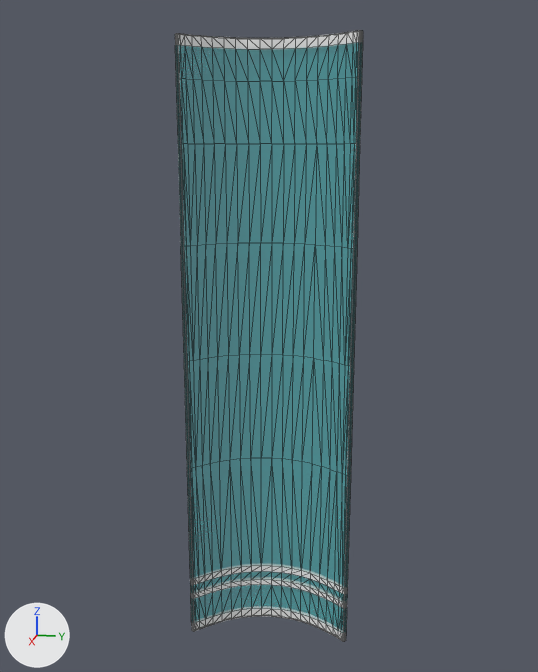
The glTF model public/three-assets/PuertaD.glb, before and after one commit.
One viewpoint serves both versions: a camera (50 mm lens) standing at (0.1959, 0.0416, 0.5497) and looking at (-0.029, -0.0034, 0.4935). The axes (+X, +Y, +Z) are drawn at lower left. The lights are the same throughout. Mesh edges are drawn as thin lines. Where no turn or scale is listed for an object, it has been applied to the vertices. Vertices at the same position are counted once.

Before the edit, the objects in view are built like this:
```python
mat_export_habitacion_phong2 = principled_material('Export_habitacion:phong2')
mat_export_habitacion_phong2.base_color = (0.0471, 0.812, 0.812)  # cyan #3de9e9
mat_export_habitacion_phong2.roughness = 0.258
mat_export_habitacion_phong2.alpha = 0.188
me_d_ascensor_puerta2 = bpy.data.meshes.new('D_ascensor_puerta2')
me_d_ascensor_puerta2.from_pydata(...)  # 978 vertices, 1952 faces; spans x -0.033..-0.018, y -0.028..0.024, z -0.096..0.096
# faces by material slot: [1392, 560]
me_d_ascensor_puerta2.materials.append(mat_export_habitacion_phong2)  # cyan #3de9e9
me_d_ascensor_puerta2.materials.append(mat_export_habitacion_metal)  # white #eeeeee
ob_d_ascensor_puerta2 = bpy.data.objects.new('D_ascensor_puerta2', me_d_ascensor_puerta2)
ob_d_ascensor_puerta2.location = (-0.0018, -0.0006, 0.4863)
```
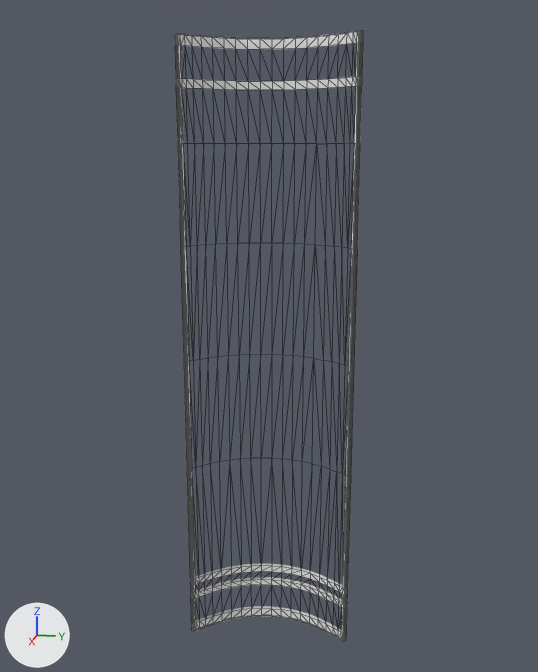
The newer file is also turned or shifted as a whole; pictures and numbers use the older file's frame.

Boxes [x1, y1, x2, y2] around the edits, measured in the pictures (538 x 672 px):
'D_ascensor_puerta2', surface changed, reshaped (cyan to white)
    both: [175, 30, 363, 642]
part 1 of me_d_ascensor_puerta2, built on
    before: [343, 30, 363, 642]
    after: [176, 30, 362, 641]
part 2 of me_d_ascensor_puerta2, recoloured (cyan to white)
    both: [179, 42, 359, 633]
part 3 of me_d_ascensor_puerta2, recoloured
    before: [180, 148, 187, 362]
    after: [180, 42, 363, 622]

The change, as a diff of the scene's bpy script:
```diff
--- a/public/three-assets/PuertaD.glb.py
+++ b/public/three-assets/PuertaD.glb.py
@@ mat_export_habitacion_phong2 @@
 mat_export_habitacion_phong2.roughness = 0.258
-mat_export_habitacion_phong2.alpha = 0.188
+mat_export_habitacion_phong2.alpha = 0.0
@@ me_d_ascensor_puerta2 @@
 # used by ob_d_ascensor_puerta2; location = (-0.0018, -0.0006, 0.4863)
-me_d_ascensor_puerta2.from_pydata(...)  # 978 vertices, 1952 faces; spans x -0.033..-0.018, y -0.028..0.024, z -0.096..0.096
+me_d_ascensor_puerta2.from_pydata(...)  # 1034 vertices, 2064 faces; spans x -0.033..-0.018, y -0.028..0.024, z -0.096..0.096
+# me_d_ascensor_puerta2 part 1: 15 vertices moved within x -0.023..-0.019, y -0.028..0.024, z -0.096..0.096; 56 vertices added at x -0.033..-0.018, y -0.028..0.024, z 0.082
+# me_d_ascensor_puerta2 part 2: 33 faces spanning x -0.024..-0.018, y -0.028..0.024, z -0.096..0.096 switch from mat_export_habitacion_phong2 (cyan #3de9e9) to mat_export_habitacion_metal (white #eeeeee)
+# me_d_ascensor_puerta2 part 3: 16 faces spanning x -0.023..-0.018, y -0.027..0.024, z -0.093..0.096 switch from mat_export_habitacion_metal (white #eeeeee) to mat_export_habitacion_phong2 (cyan #44ffff)
```
